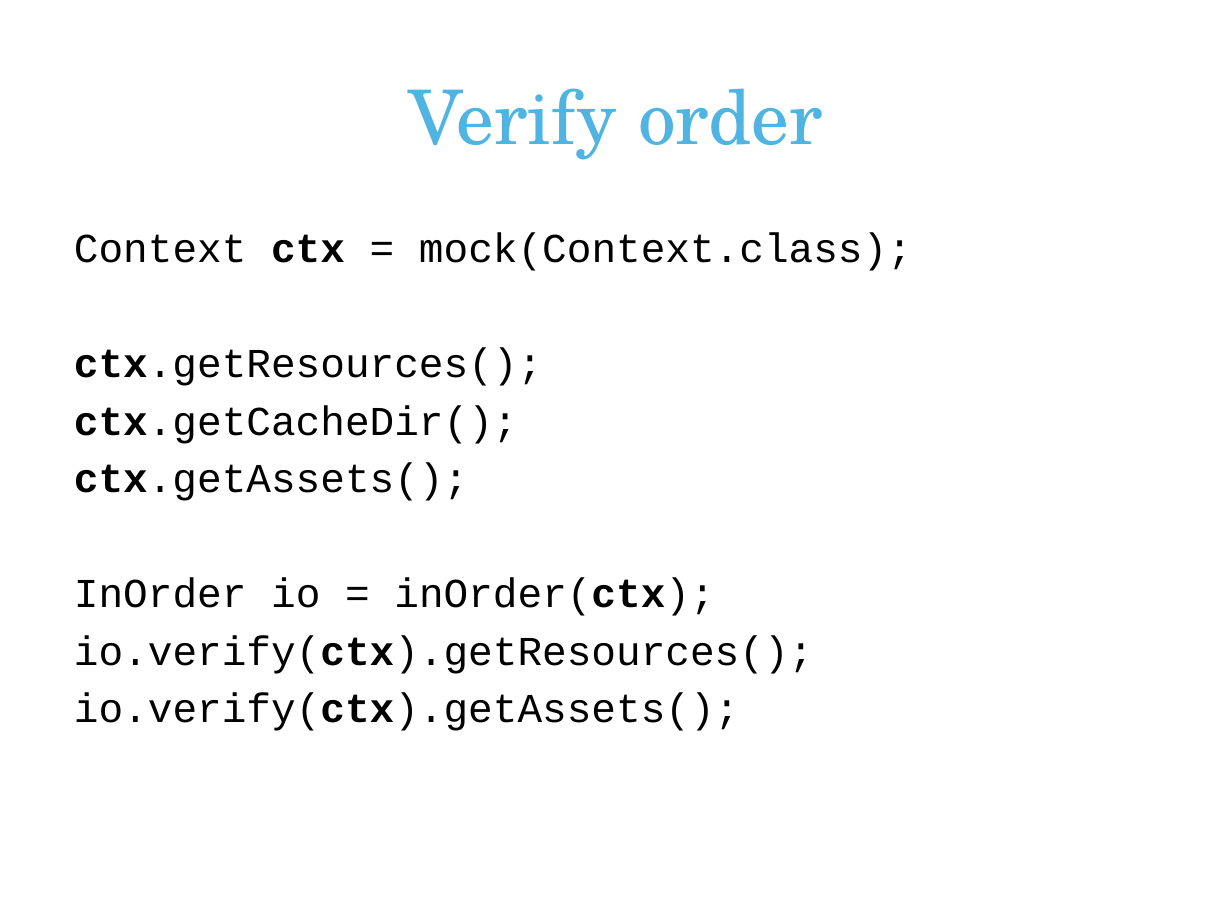
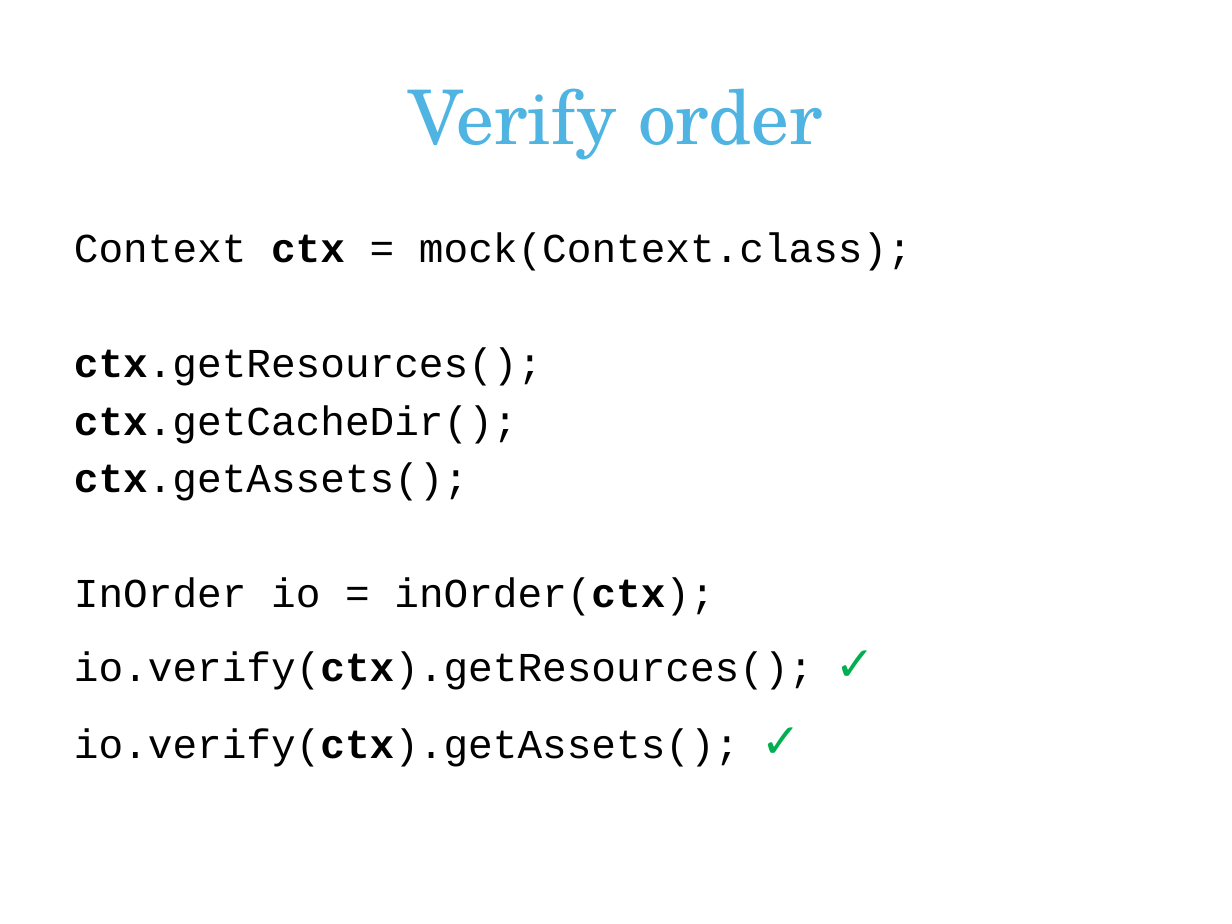
Before and after one commit to erjw/mockito-basic-lab, a slide deck: slide 11 of mockito-presentation.pptx (slide 10 before the commit). Drawn at 1232x924 pixels with LibreOffice and Linux fonts; fonts in the diff are those of the drawing; background and template pictures are left out. Boxes give left, top, right and bottom in pixels: in the first picture for what was removed or moved away, otherwise in the second. Text is boxed around its words. In the diff, an @@ line names an element or a change of style, - is before the commit and + after.

```diff
--- a/mockito-presentation.pptx
+++ b/mockito-presentation.pptx
@@ text at (74, 651, 813, 767): text changed @@
-io.verify(ctx).getResources();
-io.verify(ctx).getAssets();
+io.verify(ctx).getResources(); ✓
+io.verify(ctx).getAssets(); ✓
```
Also in this commit, not shown: 8 other slides changed, 2 slides added, 1 slide removed.
